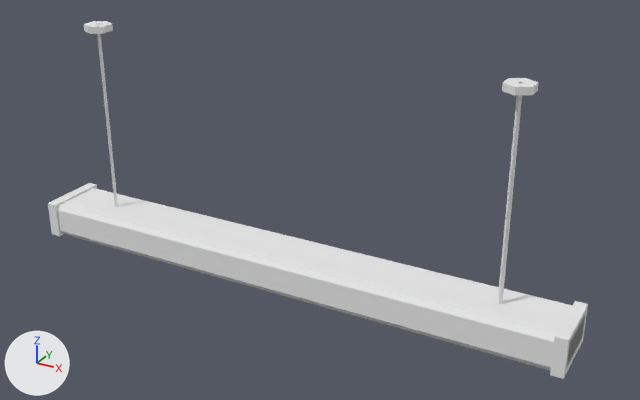
An edit to the glTF model assets/models/props/ceiling_light.glb, drawn before and after from the same camera.
The view is the same before and after, from a 50 mm camera at (0.71, -1.173, 0.343) aimed at (0.058, 0.012, -0.25). The lights are fixed; the arrows at lower left show +X, +Y and +Z. The older version comes first. Vertices at exactly the same position are counted once.

Objects in the first picture: 'ceiling_light'.
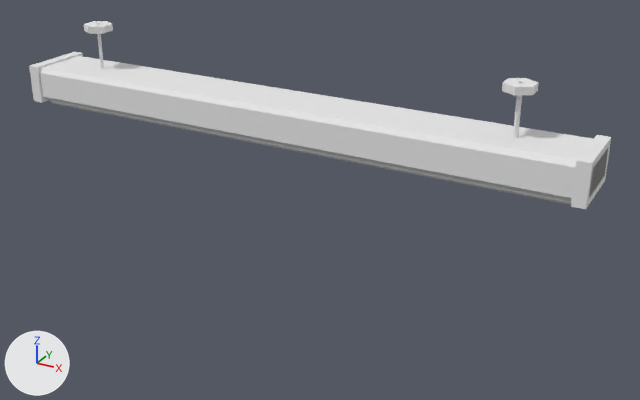
Boxes (x1, y1, x2, y2) around the edits, measured in the pictures (640 x 400 px; the box of a moved part takes in the faces that stretch with it):
'ceiling_light', reshaped (8% wider, 47% shorter)
    before: (48, 21, 588, 379)
    after: (29, 21, 611, 209)
part 1 of me_ceiling_light, moved or reshaped
    before: (48, 183, 97, 236)
    after: (29, 52, 83, 103)
part 2 of me_ceiling_light, moved or reshaped
    before: (57, 188, 585, 369)
    after: (39, 56, 609, 201)
part 3 of me_ceiling_light, moved or reshaped (mostly hidden)
    before: (68, 234, 551, 370)
    after: (51, 100, 571, 205)
part 4 of me_ceiling_light, moved or reshaped
    before: (550, 301, 588, 379)
    after: (571, 135, 611, 209)
part 5 of me_ceiling_light, moved or reshaped
    before: (97, 34, 118, 207)
    after: (97, 34, 104, 69)
part 6 of me_ceiling_light, moved or reshaped
    before: (497, 95, 522, 304)
    after: (513, 95, 522, 138)

Diff of the bpy script that builds the scene:
```diff
--- a/assets/models/props/ceiling_light.glb.py
+++ b/assets/models/props/ceiling_light.glb.py
@@ me_ceiling_light @@
 # used by ob_ceiling_light; location = (0.0, 0.0, 0.0)
 # before: 58 (-0.38, 0.004, -0.35) at pixel (117, 205), 60 (-0.376, 0.0, -0.35) at pixel (117, 206), 62 (-0.38, -0.004, -0.35) at pixel (114, 206), 64 (-0.384, 0.0, -0.35) at pixel (114, 205)
 # before: 84 (0.38, 0.004, -0.35), 86 (0.384, 0.0, -0.35) at pixel (502, 303), 88 (0.38, -0.004, -0.35) at pixel (499, 304), 90 (0.376, 0.0, -0.35) at pixel (497, 302)
-me_ceiling_light.from_pydata(...)  # 104 vertices, 176 faces; spans x -0.5..0.5, y -0.058..0.058, z -0.42..0.0
+me_ceiling_light.from_pydata(...)  # 104 vertices, 176 faces; spans x -0.5..0.5, y -0.058..0.058, z -0.15..0.0
+# me_ceiling_light part 1: the loose piece of 8 vertices spanning x -0.5..-0.48, y -0.058..0.058, z -0.413..-0.347 is moved by (0.0, 0.0, 0.27)
+# me_ceiling_light part 2: the loose piece of 24 vertices spanning x -0.5..0.5, y -0.055..0.055, z -0.41..-0.35 is moved by (0.0, 0.0, 0.27)
+# me_ceiling_light part 3: the loose piece of 24 vertices spanning x -0.48..0.48, y -0.04..0.04, z -0.42..-0.408 is moved by (0.0, 0.0, 0.27)
+# me_ceiling_light part 4: the loose piece of 8 vertices spanning x 0.48..0.5, y -0.058..0.058, z -0.413..-0.347 is moved by (0.0, 0.0, 0.27)
+# me_ceiling_light part 5
+for i in [58, 60, 62, 64]: me_ceiling_light.vertices[i].co += Vector((0.0, 0.0, 0.27))
+# me_ceiling_light part 6
+for i in [84, 86, 88, 90]: me_ceiling_light.vertices[i].co += Vector((0.0, 0.0, 0.27))
 me_ceiling_light.materials.append(mat_palette_flat)
```
